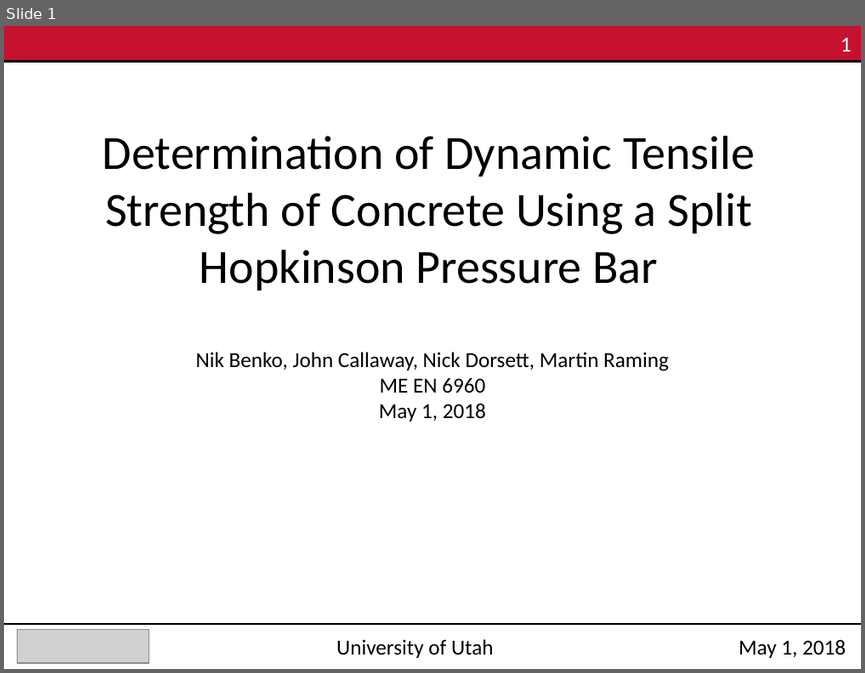
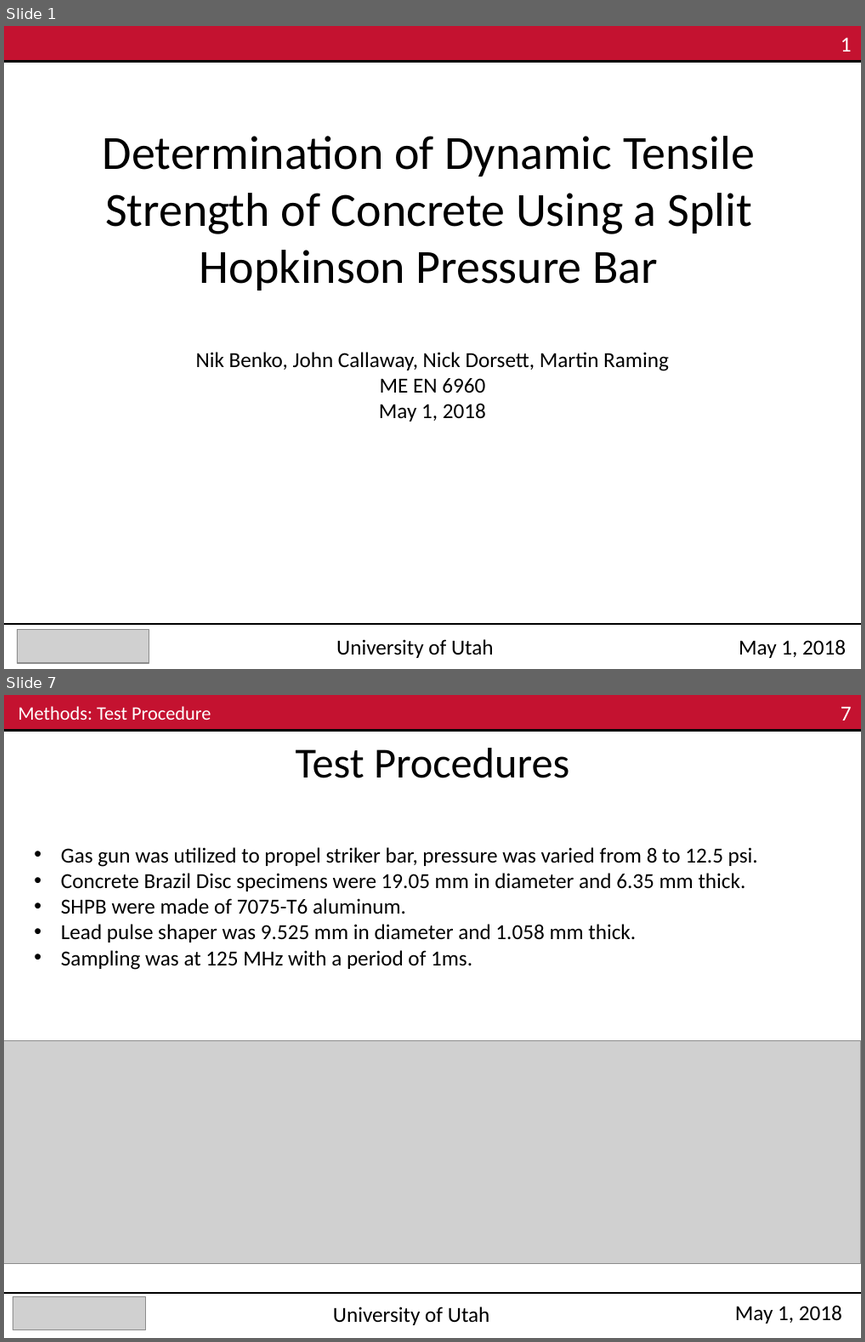
Before and after one commit to Mar-ten/PMAA_Fracture, a slide deck: ME EN 6960_Group4_Exp3.pptx. Shown one above the other, each under a label of ours: slide 1 before the commit, slides 1 and 7 after it; the slides between them are not shown. The pictures are 865x673 and 865x1342 pixels, drawn with LibreOffice and Linux fonts; fonts in the diff are those of the drawing; grey boxes stand for pictures. Boxes give left, top, right and bottom in pixels: in the first picture for what was removed or moved away, otherwise in the second. Text is boxed around its words. In the diff, an @@ line names an element or a change of style, - is before the commit and + after.

```diff
--- a/ME EN 6960_Group4_Exp3.pptx
+++ b/ME EN 6960_Group4_Exp3.pptx
@@ slide 7 added at (4,695,861,1338), background #FFFFFF @@
@@ rectangle added at (4,695,861,730), fill #C41230 @@
@@ text added at (18,706,211,720), 16 pt, text #FFFFFF @@
+Methods: Test Procedure
@@ text added at (840,707,851,721), 18 pt, text #FFFFFF @@
+7
@@ line added from (4, 730) to (861, 730), #000000 2 pt @@
@@ text added at (296,748,569,778), 36 pt, text #000000 @@
+Test Procedures
@@ text added at (61,847,758,970), 18 pt, text #000000 @@
+• Gas gun was utilized to propel striker bar, pressure was varied from 8 to 12.5 psi.
+• Concrete Brazil Disc specimens were 19.05 mm in diameter and 6.35 mm thick.
+• SHPB were made of 7075-T6 aluminum.
+• Lead pulse shaper was 9.525 mm in diameter and 1.058 mm thick.
+• Sampling was at 125 MHz with a period of 1ms.
@@ picture added at (4,1040,860,1264) @@
@@ line added from (4, 1293) to (861, 1293), #000000 1 pt @@
@@ picture added at (13,1297,145,1330) @@
@@ text added at (333,1306,490,1325), 18 pt, text #000000 @@
+University of Utah
@@ text added at (735,1304,842,1323), 18 pt, text #000000 @@
+May 1, 2018
```
Also in this commit, not shown: 12 other slides added, 9 slides removed.
